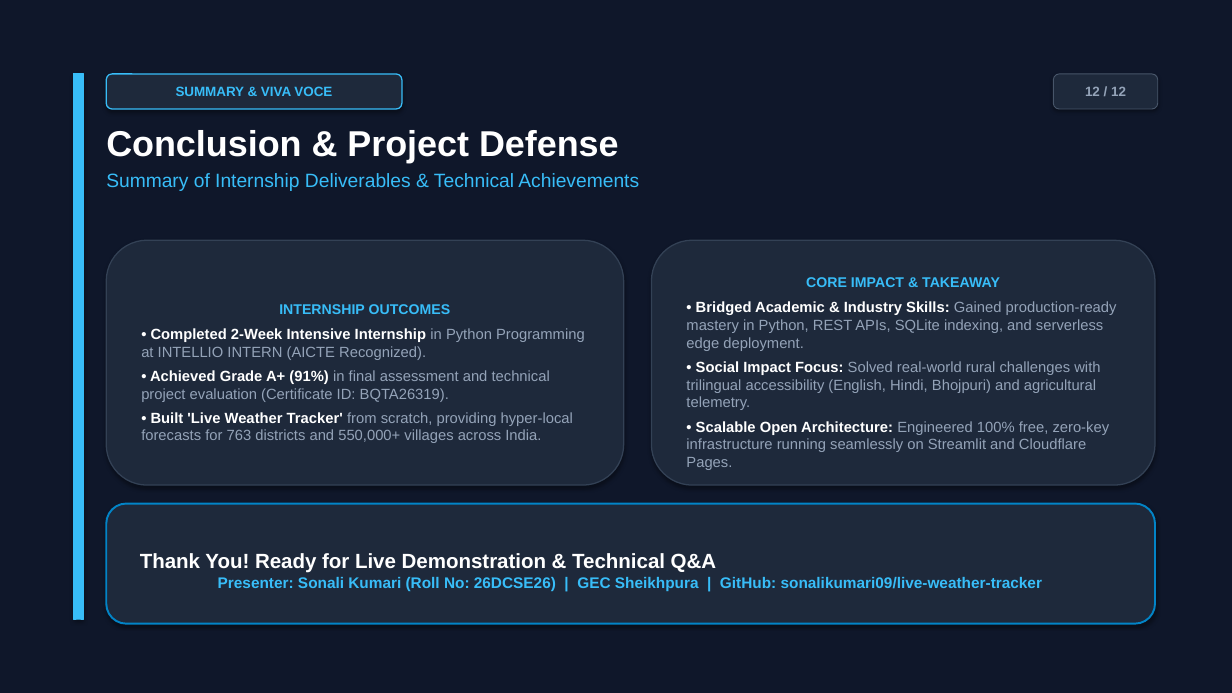
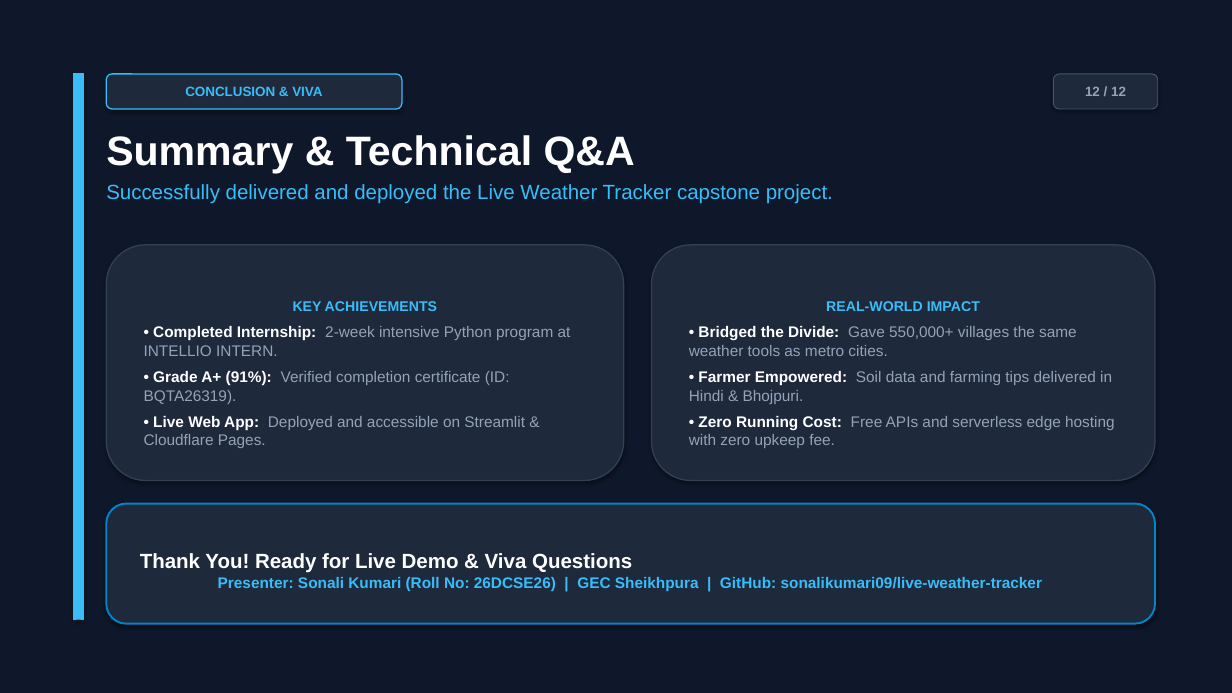
Before and after one commit to sonalikumari09/live-weather-tracker, a slide deck: slide 12 of Live_Weather_Tracker_Internship_Presentation.pptx. Drawn at 1232x693 pixels with LibreOffice and Linux fonts; fonts in the diff are those of the drawing. Boxes give left, top, right and bottom in pixels: in the first picture for what was removed or moved away, otherwise in the second. Text is boxed around its words. In the diff, an @@ line names an element or a change of style, - is before the commit and + after.

```diff
--- a/Live_Weather_Tracker_Internship_Presentation.pptx
+++ b/Live_Weather_Tracker_Internship_Presentation.pptx
@@ text in rounded rectangle at [185,86,322,96]: text changed @@
-SUMMARY & VIVA VOCE
+CONCLUSION & VIVA
@@ text at [106,135,833,204]: text changed; size 15 to 16 pt @@
-Conclusion & Project Defense
-Summary of Internship Deliverables & Technical Achievements
+Summary & Technical Q&A
+Successfully delivered and deployed the Live Weather Tracker capstone project.
@@ rounded rectangle "KEY ACHIEVEMENTS": place and size @@
-rounded rectangle "KEY ACHIEVEMENTS" at [106,240,624,485]
+rounded rectangle "KEY ACHIEVEMENTS" at [106,245,624,481]
@@ rounded rectangle "REAL-WORLD IMPACT": place and size @@
-rounded rectangle "REAL-WORLD IMPACT" at [652,240,1155,485]
+rounded rectangle "REAL-WORLD IMPACT" at [652,245,1155,481]
@@ text in rounded rectangle at [144,301,571,448]: text changed; size 11.5 to 12 pt @@
-INTERNSHIP OUTCOMES
-• Completed 2-Week Intensive Internship in Python Programming at INTELLIO INTERN (AICTE Recognized).
-• Achieved Grade A+ (91%) in final assessment and technical project evaluation (Certificate ID: BQTA26319).
-• Built 'Live Weather Tracker' from scratch, providing hyper-local forecasts for 763 districts and 550,000+ villages across India.
+KEY ACHIEVEMENTS
+• Completed Internship: 2-week intensive Python program at INTELLIO INTERN.
+• Grade A+ (91%): Verified completion certificate (ID: BQTA26319).
+• Live Web App: Deployed and accessible on Streamlit & Cloudflare Pages.
@@ text in rounded rectangle at [689,301,1115,448]: text changed; size 11.5 to 12 pt @@
-CORE IMPACT & TAKEAWAY
-• Bridged Academic & Industry Skills: Gained production-ready mastery in Python, REST APIs, SQLite indexing, and serverless edge deployment.
-• Social Impact Focus: Solved real-world rural challenges with trilingual accessibility (English, Hindi, Bhojpuri) and agricultural telemetry.
-• Scalable Open Architecture: Engineered 100% free, zero-key infrastructure running seamlessly on Streamlit and Cloudflare Pages.
+REAL-WORLD IMPACT
+• Bridged the Divide: Gave 550,000+ villages the same weather tools as metro cities.
+• Farmer Empowered: Soil data and farming tips delivered in Hindi & Bhojpuri.
+• Zero Running Cost: Free APIs and serverless edge hosting with zero upkeep fee.
@@ text in rounded rectangle at [140,553,1042,591]: text changed @@
-Thank You! Ready for Live Demonstration & Technical Q&A
-Presenter: Sonali Kumari (Roll No: 26DCSE26) | GEC Sheikhpura | GitHub: sonalikumari09/live-weather-tracker
+Thank You! Ready for Live Demo & Viva Questions
+Presenter: Sonali Kumari (Roll No: 26DCSE26) | GEC Sheikhpura | GitHub: sonalikumari09/live-weather-tracker
```
Also in this commit, not shown: 11 other slides changed, 18 other files.
